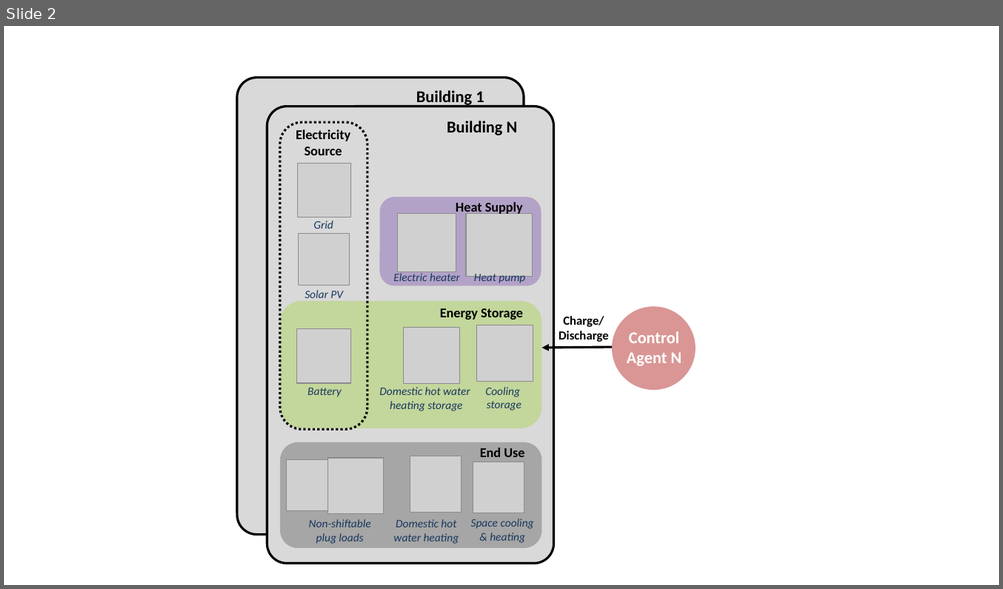
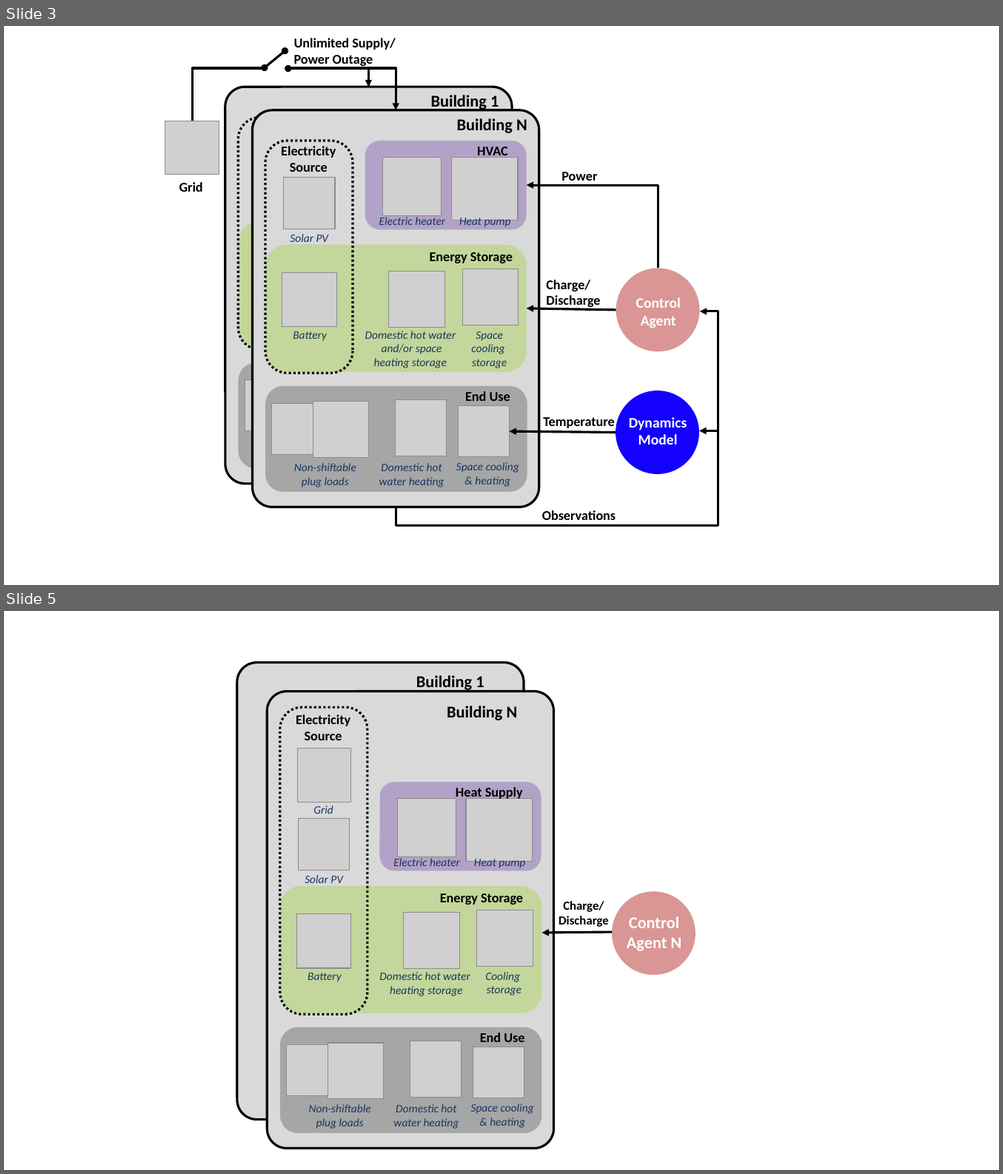
Before and after one commit to intelligent-environments-lab/CityLearn, a slide deck: assets/images/citylearn_systems.pptx. Shown one above the other, each under a label of ours: slide 2 before the commit, slides 3 and 5 after it; the slides between them are not shown. The pictures are 1003x589 and 1003x1174 pixels, drawn with LibreOffice and Linux fonts; fonts in the diff are those of the drawing; grey boxes stand for pictures. Boxes give left, top, right and bottom in pixels: in the first picture for what was removed or moved away, otherwise in the second. Text is boxed around its words. In the diff, an @@ line names an element or a change of style, - is before the commit and + after.

Commit message:
updated power outage docs

```diff
--- a/assets/images/citylearn_systems.pptx
+++ b/assets/images/citylearn_systems.pptx
@@ slide 3 added at <box>4,26,999,585</box>, background #FFFFFF @@
@@ text added at <box>294,38,395,67</box>, 13 pt, text #000000, bold @@
+Unlimited Supply/
+Power Outage
@@ elbow arrow added from (192, 121) to (369, 87), #000000 2.25 pt @@
@@ double arrow added from (264, 67) to (284, 50), #000000 2.25 pt @@
@@ rectangle added at <box>265,48,285,82</box>, fill #FFFFFF @@
@@ arrow added from (306, 68) to (288, 68), #000000 2.25 pt @@
@@ elbow arrow added from (369, 87) to (395, 110), #000000 2.25 pt @@
@@ group added at <box>225,87,512,484</box>: 4 rounded rectangles, 4 texts, 1 picture @@
+Electricity
+Source
+Battery
+Solar PV
+Building 1
@@ picture added at <box>165,121,219,175</box> @@
@@ text added at <box>561,172,597,181</box>, 13 pt, text #000000, bold @@
+Power
@@ text added at <box>179,182,203,192</box>, 13 pt, text #000000, bold @@
+Grid
@@ elbow arrow added from (657, 269) to (526, 185), #000000 2.25 pt @@
@@ ellipse added at <box>616,269,700,352</box>, fill #D99694 @@
@@ text added at <box>546,280,600,309</box>, 13 pt, text #000000, bold @@
+Charge/
+Discharge
@@ elbow arrow added from (395, 507) to (700, 312), #000000 2.25 pt @@
@@ arrow added from (616, 310) to (526, 309), #000000 2.25 pt @@
@@ text added at <box>636,298,680,328</box>, 14 pt, text #FFFFFF, bold @@
+Control
+Agent
@@ group added at <box>253,110,539,507</box>: 14 texts, 10 pictures, 5 rounded rectangles @@
+Electricity
+Source
+Energy Storage
+End Use
+HVAC
+Electric heater
+Heat pump
+Non-shiftable
+plug loads
+Domestic hot water heating
+Space cooling & heating
+Domestic hot water and/or space
+heating storage
+Battery
+Solar PV
+Building N
+Space
+cooling
+storage
@@ ellipse added at <box>616,391,700,474</box>, fill #1400FF @@
@@ text added at <box>543,417,614,429</box>, 13 pt, text #000000, bold @@
+Temperature
@@ text added at <box>629,417,687,445</box>, 14 pt, text #FFFFFF, bold @@
+Dynamics
+Model
@@ arrow added from (616, 432) to (509, 432), #000000 2.25 pt @@
@@ arrow added from (719, 431) to (700, 431), #000000 2.25 pt @@
@@ text added at <box>542,511,615,520</box>, 13 pt, text #000000, bold @@
+Observations
@@ what was slide 2 is now slide 5 @@
```
Also in this commit, not shown: 1 slide changed, 2 other slides added, 4 other files.
